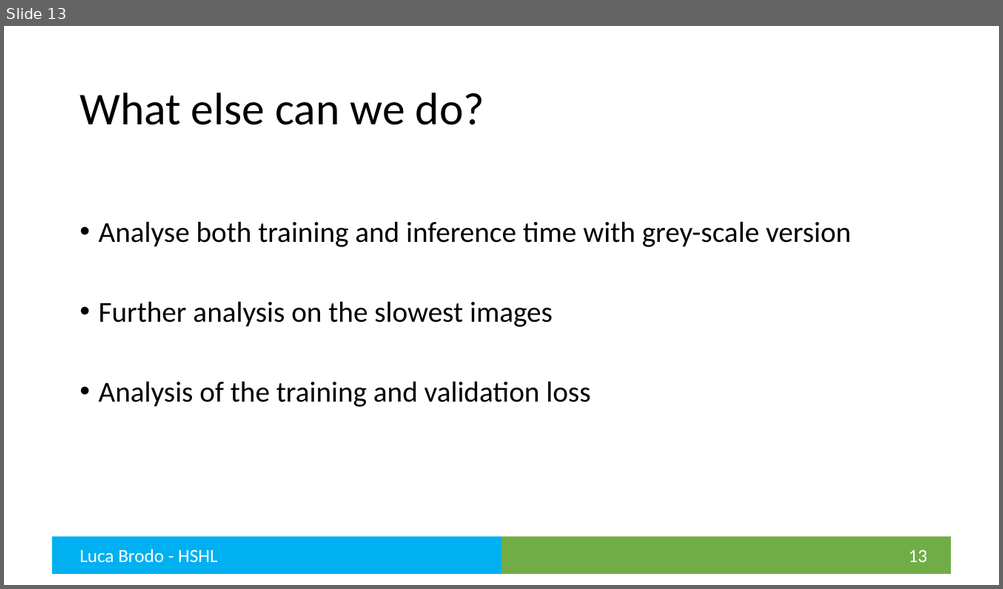
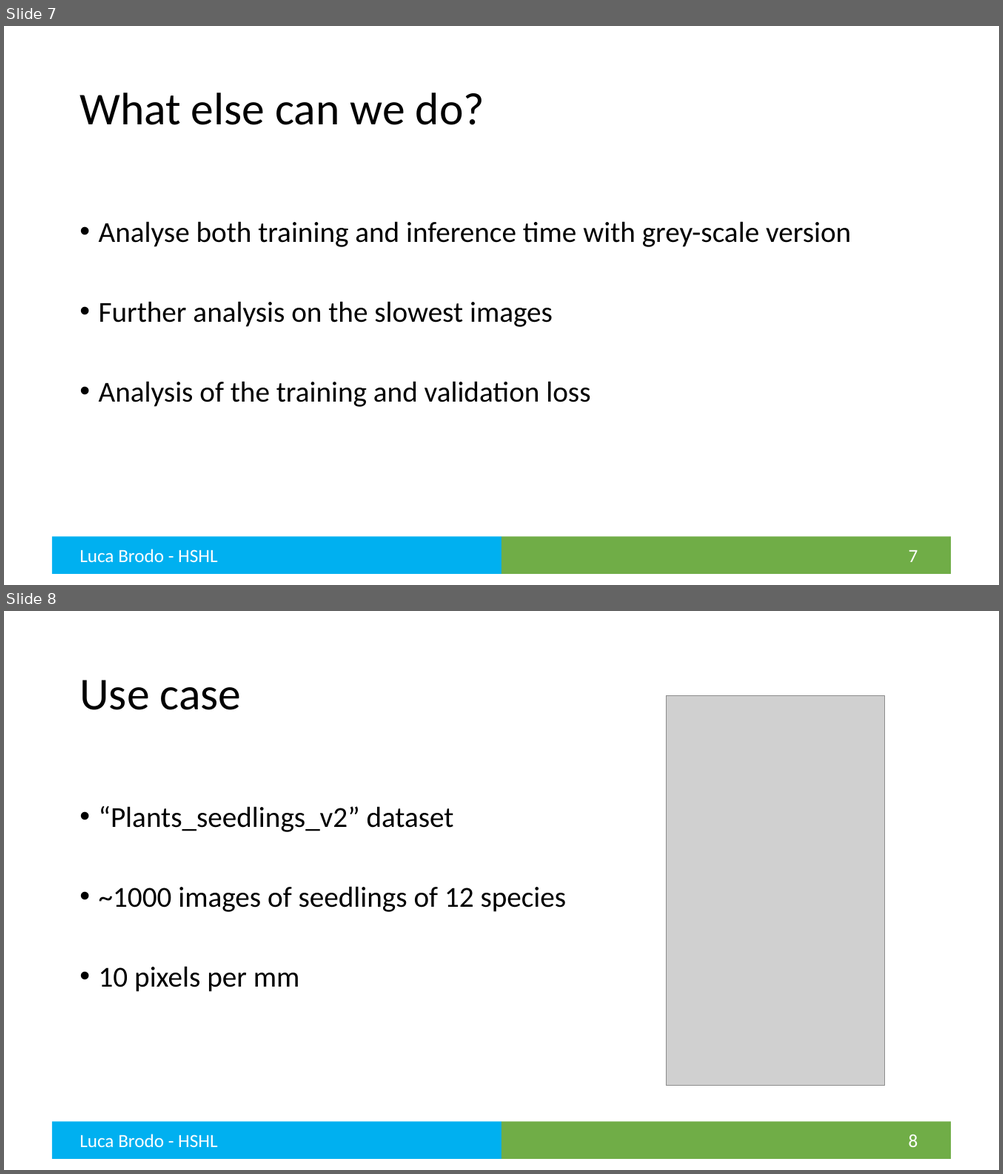
Before and after one commit to brodoluca/FinalThesisHSHL, a slide deck: Presentation/Final Presentation.pptx. Shown one above the other, each under a label of ours: slide 13 before the commit, slides 7 and 8 after it. The pictures are 1003x589 and 1003x1174 pixels, drawn with LibreOffice and Linux fonts; fonts in the diff are those of the drawing; grey boxes stand for pictures. Boxes give left, top, right and bottom in pixels: in the first picture for what was removed or moved away, otherwise in the second. Text is boxed around its words. In the diff, an @@ line names an element or a change of style, - is before the commit and + after.

```diff
--- a/Presentation/Final Presentation.pptx
+++ b/Presentation/Final Presentation.pptx
@@ slide 8 added at box(4, 611, 999, 1170), background #FFFFFF; not listed: 2 template elements that a slide beside it also shows @@
@@ title added at box(79, 680, 242, 710), 44 pt, text #000000 @@
+Use case
@@ picture added at box(666, 695, 885, 1086) @@
@@ text added at box(99, 806, 566, 992), 28 pt, text #000000 @@
+• “Plants_seedlings_v2” dataset
+• ~1000 images of seedlings of 12 species
+• 10 pixels per mm
@@ text added at box(79, 1134, 218, 1147), 18 pt, text #FFFFFF @@
+Luca Brodo - HSHL
@@ page number added at box(908, 1135, 918, 1147), 18 pt, text #FFFFFF @@
+8
@@ what was slide 13 is now slide 7 @@
@@ page number at box(908, 551, 918, 562): text changed @@
-13
+7
```
Also in this commit, not shown: 1 slide changed, 2 other slides added, 1 slide removed, 2 other files.
